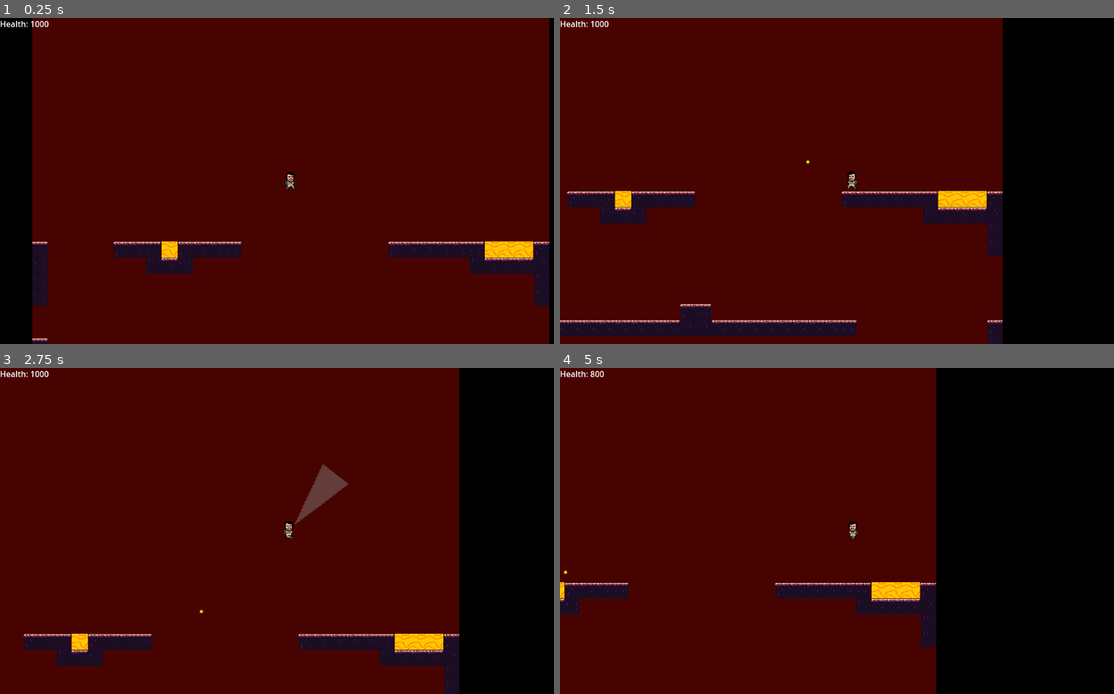
Above: before the commit, frames 1-4 (two rows, left to right).
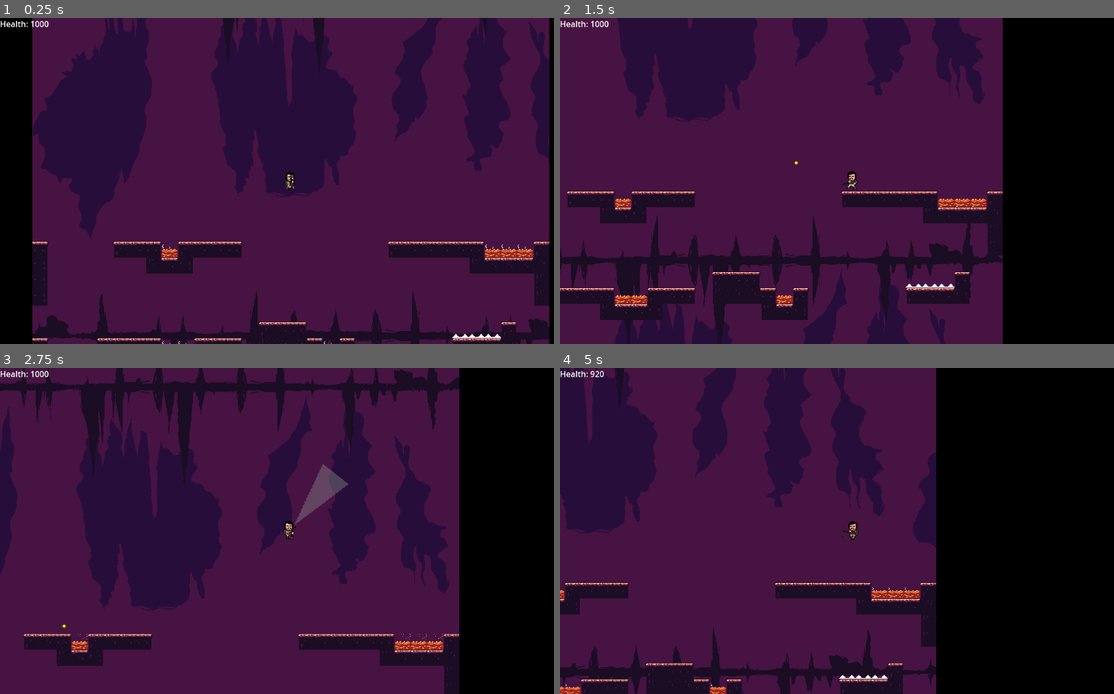
Above: after the commit, the same moments.

Repository: TheZipCreator/gmtk
Game: Godot game, scene res://scenes/Game.tscn
Two runs of this game, one before a commit and one after it. Both use one fixed random seed, a clock stepped at 60 frames per second and the inputs below.
Inputs (mouse positions are in pixels of both pictures, inside the frame that each line leads up to):
- Up to frame 1 (0.25 s): no input
- Up to frame 2 (1.5 s): move the mouse to (981, 164) at 0.52 s; hold Space (jump) 0.53-1.28 s; hold D (right) from 0.53 s (still down); move the mouse to (731, 197) at 1.27 s; click (731, 197) at 1.35 s
- Up to frame 3 (2.75 s): tap Space (jump) at 1.52, 1.55, 1.82, 2.3 s; move the mouse to (349, 459) at 2.02 s; release D (right) at 2.03 s; hold A (left) from 2.03 s (still down); hold Right mouse button (suck) from 2.03 s (still down)
- Up to frame 4 (5 s): move the mouse to (820, 596) at 2.77 s; release A (left) at 2.78 s; release Right mouse button (suck) at 2.78 s; hold D (right) 2.78-4.28 s; tap Space (jump) at 2.85, 3.02, 3.32, 3.77, 3.8, 4.07, 4.52, 4.55, 4.82 s; move the mouse to (1025, 579) at 3.52 s; press the mouse at (1025, 579) at 3.53 s; move the mouse to (676, 482) at 4.27 s; release the mouse at (676, 482) at 4.28 s; hold A (left) from 4.28 s (still down); right-click (676, 482) at 4.35 s

The runs differ from the first frame. In frame 1, 89% of the frame differs, in the area x 5-100%, y 0-100%; in frame 2, 75%; in frame 3, 80%; in frame 4, 65%.

Commit message:
uhhhhhhhh

Diff:
--- a/scenes/Game.tscn
+++ b/scenes/Game.tscn
@@ -1,7 +1,9 @@
-[gd_scene load_steps=3 format=3 uid="uid://b0hgt1cptcxrr"]
+[gd_scene load_steps=5 format=3 uid="uid://b0hgt1cptcxrr"]
 
 [ext_resource type="Script" path="res://scenes/game.gd" id="1_vib11"]
 [ext_resource type="PackedScene" uid="uid://dhhoupqgfrqs1" path="res://scenes/Player.tscn" id="2_i8tpj"]
+[ext_resource type="Texture2D" uid="uid://fr4stdrgl17b" path="res://assets/background1.png" id="3_q2wcw"]
+[ext_resource type="Texture2D" uid="uid://caogtqqjeq3t2" path="res://assets/background2.png" id="4_leqgs"]
 
 [node name="game" type="Node2D"]
 script = ExtResource("1_vib11")
@@ -34,6 +36,24 @@
 text = "You Died. Press space to restart."
 horizontal_alignment = 1
 
+[node name="ParallaxBackground" type="ParallaxBackground" parent="Camera"]
+offset = Vector2(576, 324)
+transform = Transform2D(1, 0, 0, 1, 576, 324)
+
+[node name="ParallaxLayer" type="ParallaxLayer" parent="Camera/ParallaxBackground"]
+motion_scale = Vector2(1.5, 1.5)
+motion_mirroring = Vector2(1280, 720)
+
+[node name="Sprite2D" type="Sprite2D" parent="Camera/ParallaxBackground/ParallaxLayer"]
+texture = ExtResource("3_q2wcw")
+
+[node name="ParallaxLayer2" type="ParallaxLayer" parent="Camera/ParallaxBackground"]
+motion_scale = Vector2(1.5, 1.5)
+motion_mirroring = Vector2(1280, 720)
+
+[node name="Sprite2D" type="Sprite2D" parent="Camera/ParallaxBackground/ParallaxLayer2"]
+texture = ExtResource("4_leqgs")
+
 [node name="Edges" type="Node2D" parent="."]
 z_index = 1
 
--- a/scenes/Ghost.gd
+++ b/scenes/Ghost.gd
@@ -11,7 +11,7 @@
 var vel: = Vector2(0, 0);
 var is_hit: = false;
 
-const speed: float = 200;
+var speed: float = 200;
 
 func _ready():
 	pass # Replace with function body.
@@ -42,3 +42,6 @@
 func _on_stun_timer_timeout():
 	sprite.texture = not_hit_img;
 	is_hit = false;
+
+func _on_area_entered(area):
+	body_entered.emit(area);
--- a/scenes/Ghost.tscn
+++ b/scenes/Ghost.tscn
@@ -20,4 +20,5 @@
 wait_time = 2.0
 one_shot = true
 
+[connection signal="area_entered" from="." to="." method="_on_area_entered"]
 [connection signal="timeout" from="StunTimer" to="." method="_on_stun_timer_timeout"]
--- /dev/null
+++ b/scenes/Lava.gd
@@ -0,0 +1,4 @@
+extends Node2D
+
+func _on_animation_timer_timeout():
+	$Sprite2D.frame = ($Sprite2D.frame+1)%($Sprite2D.hframes)
--- a/scenes/Lava.tscn
+++ b/scenes/Lava.tscn
@@ -1,17 +1,27 @@
-[gd_scene load_steps=3 format=3 uid="uid://dka268dlbu0m"]
+[gd_scene load_steps=4 format=3 uid="uid://dka268dlbu0m"]
 
 [ext_resource type="Texture2D" uid="uid://d3lim5mpvfno5" path="res://assets/lava.png" id="1_rx1yt"]
+[ext_resource type="Script" path="res://scenes/Lava.gd" id="1_y3pty"]
 
 [sub_resource type="RectangleShape2D" id="RectangleShape2D_00wji"]
 size = Vector2(16, 16)
 
 [node name="Lava" type="Node2D"]
 scale = Vector2(2, 2)
+script = ExtResource("1_y3pty")
 
 [node name="Sprite2D" type="Sprite2D" parent="."]
+scale = Vector2(0.5, 0.5)
 texture = ExtResource("1_rx1yt")
+hframes = 8
 
 [node name="Area2D" type="Area2D" parent="."]
 
 [node name="CollisionShape2D" type="CollisionShape2D" parent="Area2D"]
 shape = SubResource("RectangleShape2D_00wji")
+
+[node name="AnimationTimer" type="Timer" parent="."]
+wait_time = 0.2
+autostart = true
+
+[connection signal="timeout" from="AnimationTimer" to="." method="_on_animation_timer_timeout"]
--- a/scenes/Player.tscn
+++ b/scenes/Player.tscn
@@ -19,6 +19,16 @@
 texture = ExtResource("2_8hl6c")
 hframes = 21
 
+[node name="Gun" type="Node2D" parent="CollisionShape2D"]
+position = Vector2(0, 2)
+
+[node name="Gun" type="Sprite2D" parent="CollisionShape2D/Gun"]
+position = Vector2(2.5, -5.5)
+scale = Vector2(0.5, 0.5)
+texture = ExtResource("2_8hl6c")
+hframes = 21
+frame = 2
+
 [node name="BulletTimer" type="Timer" parent="."]
 wait_time = 0.2
 one_shot = true
@@ -39,9 +49,14 @@
 wait_time = 0.2
 autostart = true
 
+[node name="DamageAnimationTimer" type="Timer" parent="."]
+wait_time = 0.5
+one_shot = true
+
 [connection signal="timeout" from="BulletTimer" to="." method="_on_bullet_timer_timeout"]
 [connection signal="area_entered" from="VortexParent/Vortex" to="." method="_on_vortex_area_entered"]
 [connection signal="area_exited" from="VortexParent/Vortex" to="." method="_on_vortex_area_exited"]
 [connection signal="body_entered" from="VortexParent/Vortex" to="." method="_on_vortex_body_entered"]
 [connection signal="body_exited" from="VortexParent/Vortex" to="." method="_on_vortex_body_exited"]
 [connection signal="timeout" from="AnimationTimer" to="." method="_on_animation_timer_timeout"]
+[connection signal="timeout" from="DamageAnimationTimer" to="." method="_on_animation_timer_timeout"]
--- a/scenes/game.gd
+++ b/scenes/game.gd
@@ -10,8 +10,13 @@
 
 # map info
 const map_width: int = 32;
-const map_height: int = 256;
+const map_height: int = 300;
+const tower_size: int = 256;
 const tile_size: float = 32;
+
+# state
+var ending = false;
+var ghost_count = 0;
 
 # nodes
 @onready var cam = $Camera;
@@ -22,6 +27,8 @@
 	randomize();
 	generate_map();
 	$Player.position = Vector2((map_width*tile_size)/2, -tile_size*5);
+	# $Player.position = Vector2((map_width*tile_size)/4, tower_size*tile_size);
+	# start_ending();
 	# create edges
 	var left_edge = Edge.instantiate();
 	var width = left_edge.get_node("CollisionShape2D").scale.x*8;
@@ -40,7 +47,7 @@
 	# update health
 	hud.get_node("Health").text = "Health: "+str(player.health);
 	if player.died and Input.is_action_pressed("jump"):
-		get_tree().change_scene_to_packed(preload("res://scenes/Game.tscn"));
+		get_tree().reload_current_scene();
 
 const noise_scale: float = 20;
 
@@ -54,7 +61,7 @@
 	if tile == Lava or tile == Spikes:
 		t.get_node("Area2D").body_entered.connect(func(body):
 			if body == player:
-				body.damage(100);
+				body.damage(40);
 				body.velocity.y = -500;
 		);
 	$Map.add_child(t);
@@ -84,7 +91,7 @@
 	# amounts of walls left or right
 	var wall_left = 1;
 	var wall_right = 1;
-	for y in range(map_height):
+	for y in range(tower_size):
 		if spacing != 0:
 			spacing -= 1;
 		else:
@@ -131,13 +138,13 @@
 					4:
 
 						if get_tile.call(x, y-1) == Tile.AIR:
-							set_tile.call(x, y, Tile.SPIKES);
+							set_tile.call(x, y-1, Tile.SPIKES);
 						set_tile.call(x, y, Tile.WALL);
 					5:
 						if get_tile.call(x, y-1) == Tile.AIR:
 							set_tile.call(x, y-1, Tile.WALL);
 						set_tile.call(x, y, Tile.WALL);
-			spacing = randi()%5+4;
+			spacing = randi()%4+3;
 		# place left and right walls
 		const WALL_CHANGE_CHANCE = 0.5;
 		const MAX_WALL_SIZE = 2;
@@ -151,6 +158,18 @@
 		if randf() < WALL_CHANGE_CHANCE:
 			wall_right += (randi()%3)-1;
 			wall_right = clamp(wall_right, 0, MAX_WALL_SIZE);
+	const BOSS_ROOM_HEIGHT = 15;
+	const BOSS_ROOM_WIDTH = 22;
+	for x in range(map_width):
+		for y_ in range(map_height-tower_size):
+			var y = y_+tower_size;
+			set_tile.call(x, y, Tile.WALL);
+	for x in range(BOSS_ROOM_WIDTH):
+		for y in range(BOSS_ROOM_HEIGHT):
+			set_tile.call(x+map_width/2-BOSS_ROOM_WIDTH/2, y+tower_size+1, Tile.AIR);
+	for y in range(10):
+		set_tile.call(map_width/2, tower_size-y, Tile.AIR);
+		set_tile.call(map_width/2+1, tower_size-y, Tile.AIR);
 	for x in range(map_width):
 		for y in range(map_height):
 			match get_tile.call(x, y):
@@ -177,26 +196,44 @@
 
 # ghost spawning
 func _on_ghost_timer_timeout():
+	if not ending and player.position.y > tower_size*tile_size:
+		return;
 	var ghost = Ghost.instantiate();
-	ghost.position = Vector2(
-		-tile_size if randi()%2 == 0 else map_width*tile_size+tile_size,
-		player.position.y+(randi()%2000)-1000
-	);
+	if not ending:
+		ghost.position = Vector2(
+			-tile_size if randi()%2 == 0 else map_width*tile_size+tile_size,
+			player.position.y+(randi()%2000)-1000
+		);
+	else:
+		ghost.position = Vector2(
+			sin(ghost_count)*map_width*tile_size,
+			player.position.y+get_viewport_rect().size.y/2
+		);
+		ghost.speed /= 4;
+
 	ghost.body_entered.connect(func(other: Node2D):
 		if other == player:
-			ghost.repulse(other.position, 1000);
 			if ghost.is_hit:
 				ghost.queue_free();
+				player.damage(-20);
 			else:
+				ghost.repulse(other.position, 1000);
+				player.repulse(ghost.position, 200);
 				player.damage(20);
+		elif other.get_parent() == $Ghosts:
+			ghost.repulse(other.position, 200);
 	);
 	$Ghosts.add_child(ghost);
+	ghost_count += 1;
+	# change wait time dependent on player y
+	if not ending:
+		$GhostTimer.wait_time = 5-2*(player.position.y/(map_height*tile_size))
 
 func _on_player_shoot():
 	var size = get_viewport_rect().size;
 	var dir = (get_global_mouse_position()-player.position).normalized();
 	var bullet = Bullet.instantiate();
-	bullet.velocity = dir*100;
+	bullet.velocity = dir*300;
 	bullet.position = player.position+dir*tile_size*1.5;
 	bullet.hit.connect(_on_bullet_hit);
 	$Bullets.add_child(bullet);
@@ -216,3 +253,7 @@
 func _on_player_die():
 	hud.get_node("Died").show();
 	hud.get_node("Health").hide();
+
+func start_ending():
+	ending = true;
+	$GhostTimer.wait_time = 0.2;
--- a/scenes/player.gd
+++ b/scenes/player.gd
@@ -16,6 +16,7 @@
 var died: = false;
 
 @onready var sprite = $CollisionShape2D/Sprite2D;
+@onready var gun = $CollisionShape2D/Gun;
 
 const anim_frames = [
 	# idle
@@ -75,6 +76,13 @@
 			sucking.emit(ghost);
 	sprite.flip_h = get_local_mouse_position().x < 0
 	sprite.frame = anim_frames[anim_state][anim_frame];
+	gun.rotation = Vector2(1, 0).angle_to(get_local_mouse_position());
+	if damage_anim:
+		var amt = 1-$DamageAnimationTimer.time_left;
+		modulate = Color(1, amt, amt, 1);
+		if amt == 0:
+			modulate = Color(1, 255, 255, 255);
+			damage_anim = false;
 
 func _on_bullet_timer_timeout():
 	can_shoot = true;
@@ -94,12 +102,24 @@
 	if idx != -1:
 		sucked_ghosts.remove_at(idx);
 
+var damage_anim = false;
+
 func damage(amt: int):
 	health -= amt;
-	if health < 0:
-		died = true;
-		die.emit();
+	if amt > 0:
+		$DamageAnimationTimer.start();
+		damage_anim = true;
+		if health < 0:
+			died = true;
+			die.emit();
+	else:
+		if health > MAX_HEALTH:
+			health = MAX_HEALTH;
 
 func _on_animation_timer_timeout():
 	anim_frame += 1;
 	anim_frame %= anim_frames[anim_state].size();
+
+# repulses from the position by a given amount
+func repulse(pos: Vector2, amt: float):
+	velocity += (position-pos).normalized()*amt;
Binary file added: assets/background1.png
Not shown, added: assets/background1.png.import
Binary file added: assets/background2.png
Not shown, added: assets/background2.png.import
Binary file changed: assets/lava.png
